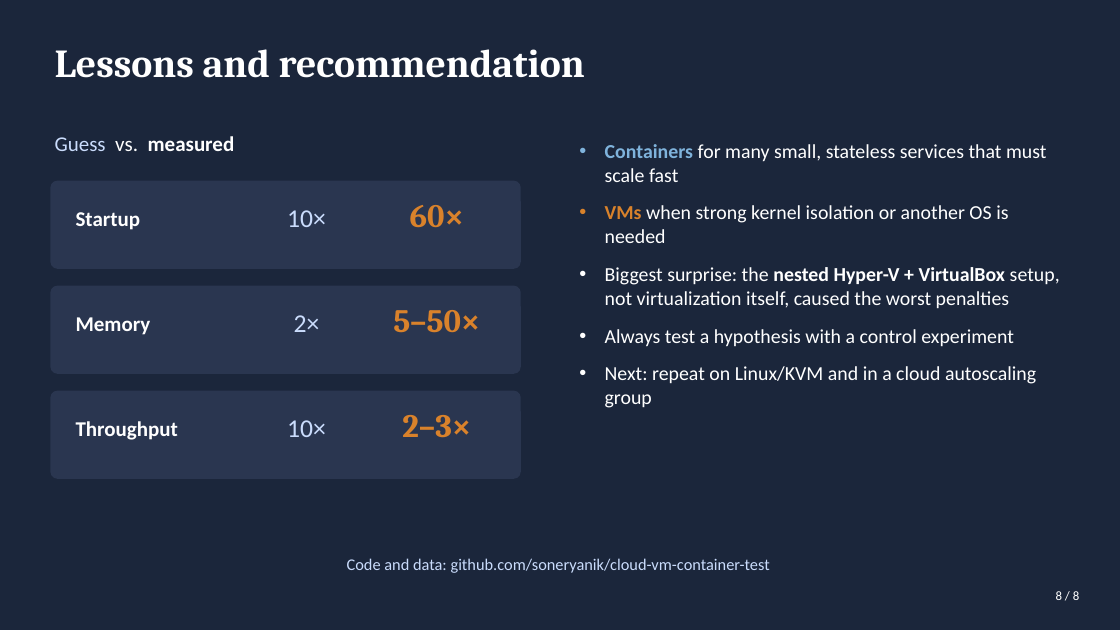
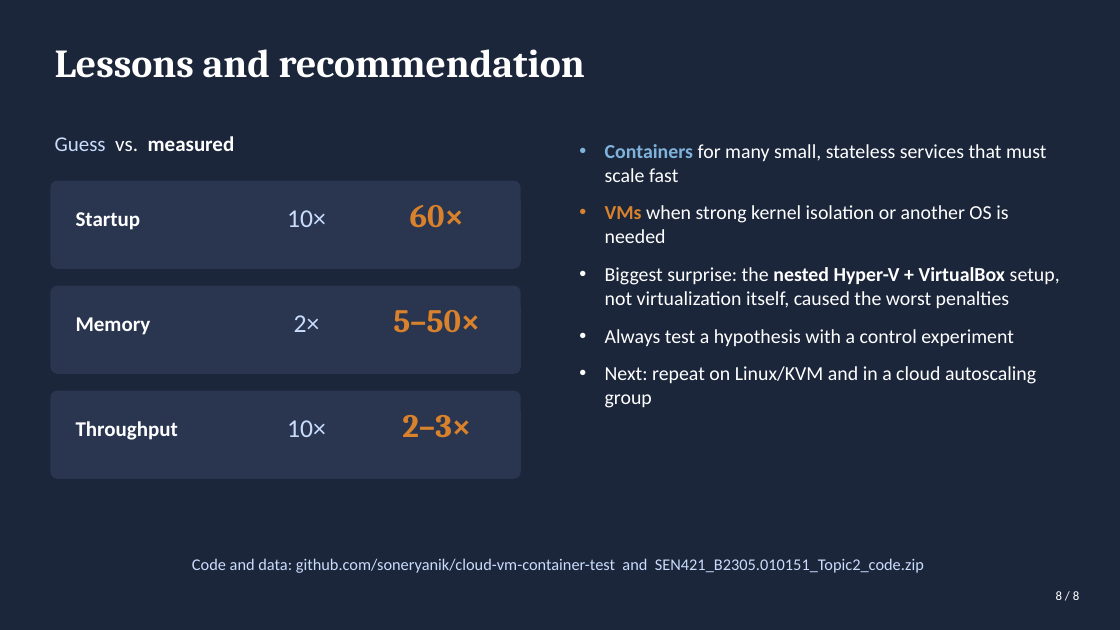
Before and after one commit to soneryanik/cloud-vm-container-test, a slide deck: slide 8 of report/slides.pptx. Drawn at 1120x630 pixels with LibreOffice and Linux fonts; fonts in the diff are those of the drawing. Boxes give left, top, right and bottom in pixels: in the first picture for what was removed or moved away, otherwise in the second. Text is boxed around its words. In the diff, an @@ line names an element or a change of style, - is before the commit and + after.

```diff
--- a/report/slides.pptx
+++ b/report/slides.pptx
@@ text at box(192, 558, 924, 573): text changed @@
-Code and data: github.com/soneryanik/cloud-vm-container-test
+Code and data: github.com/soneryanik/cloud-vm-container-test and SEN421_B2305.010151_Topic2_code.zip
```
Also in this commit, not shown: 7 other files.
